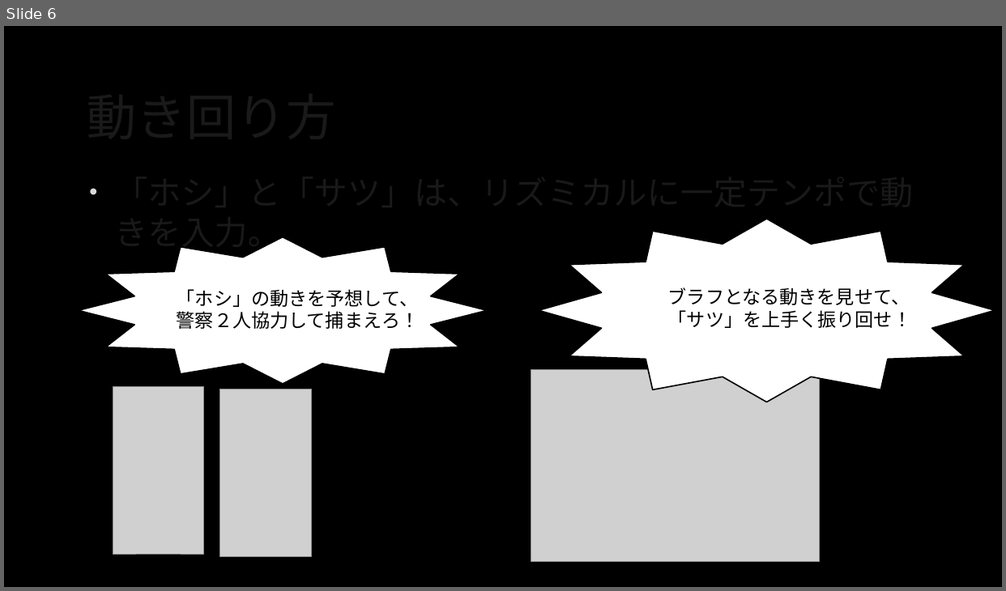
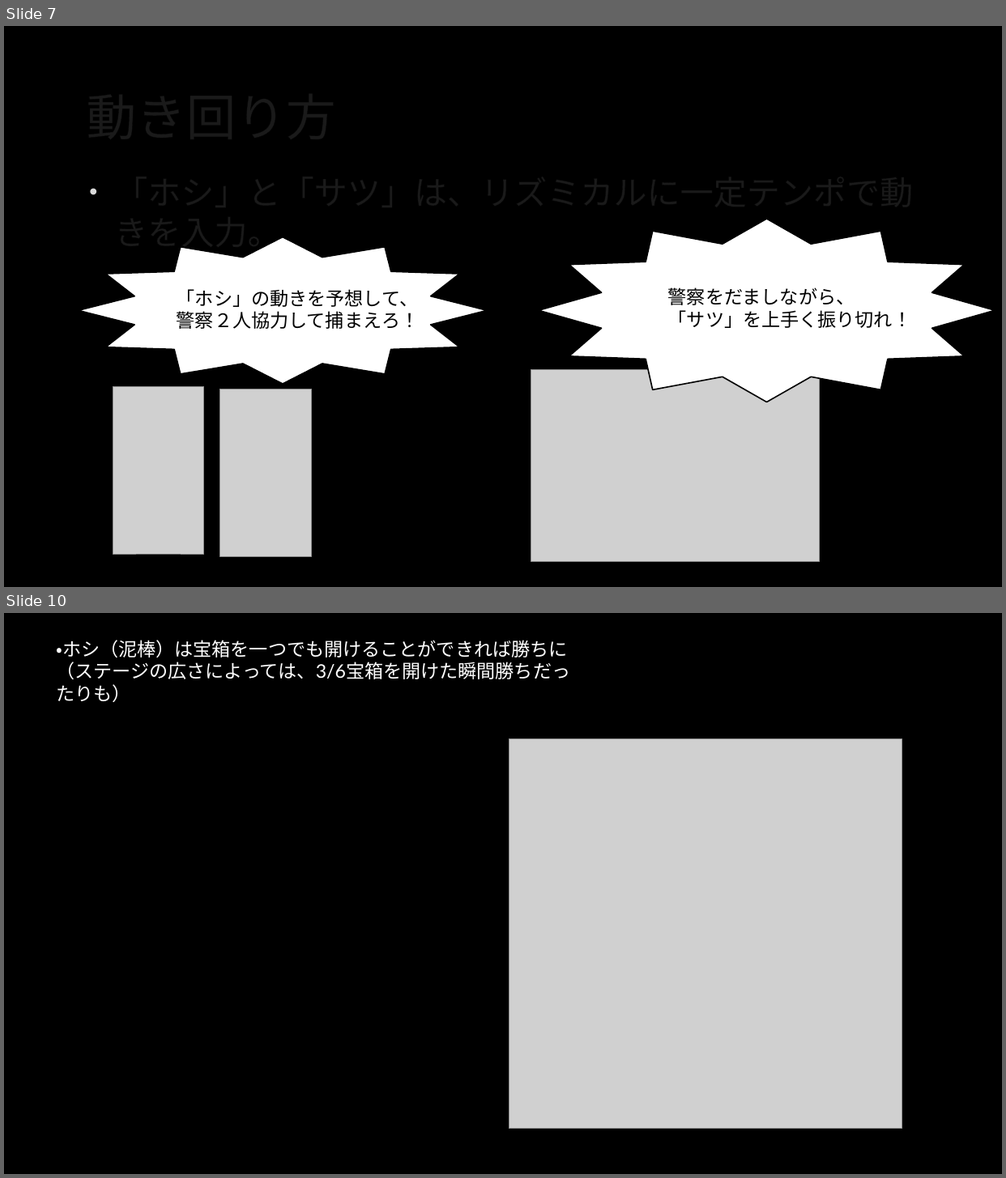
Before and after one commit to takashi1400/dorokeiNakamuraFork, a slide deck: Dorokei/Documents/星を追え!.pptm. Shown one above the other, each under a label of ours: slide 6 before the commit, slides 7 and 10 after it; the slides between them are not shown. The pictures are 1006x591 and 1006x1178 pixels, drawn with LibreOffice and Linux fonts; fonts in the diff are those of the drawing; grey boxes stand for pictures; background and template pictures are left out. Boxes give left, top, right and bottom in pixels: in the first picture for what was removed or moved away, otherwise in the second. Text is boxed around its words. In the diff, an @@ line names an element or a change of style, - is before the commit and + after.

```diff
--- a/Dorokei/Documents/星を追え!.pptm
+++ b/Dorokei/Documents/星を追え!.pptm
@@ slide 10 added at (4,613,1002,1174), background picture (left out) @@
@@ text added at (56,640,570,679), 18 pt, text #FFFFFF @@
+・ホシ（泥棒）は宝箱を一つでも開けることができれば勝ちに
+（ステージの広さによっては、3/6宝箱を開けた瞬間勝ちだったりも）
@@ picture added at (509,739,902,1129) @@
@@ what was slide 6 is now slide 7 @@
@@ slide 7 changed as well @@
@@ text at (668,288,911,328): text changed @@
-ブラフとなる動きを見せて、
-「サツ」を上手く振り回せ！
+警察をだましながら、
+「サツ」を上手く振り切れ！
```
Also in this commit, not shown: 4 other slides changed, 8 other slides added, 1 slide removed.
